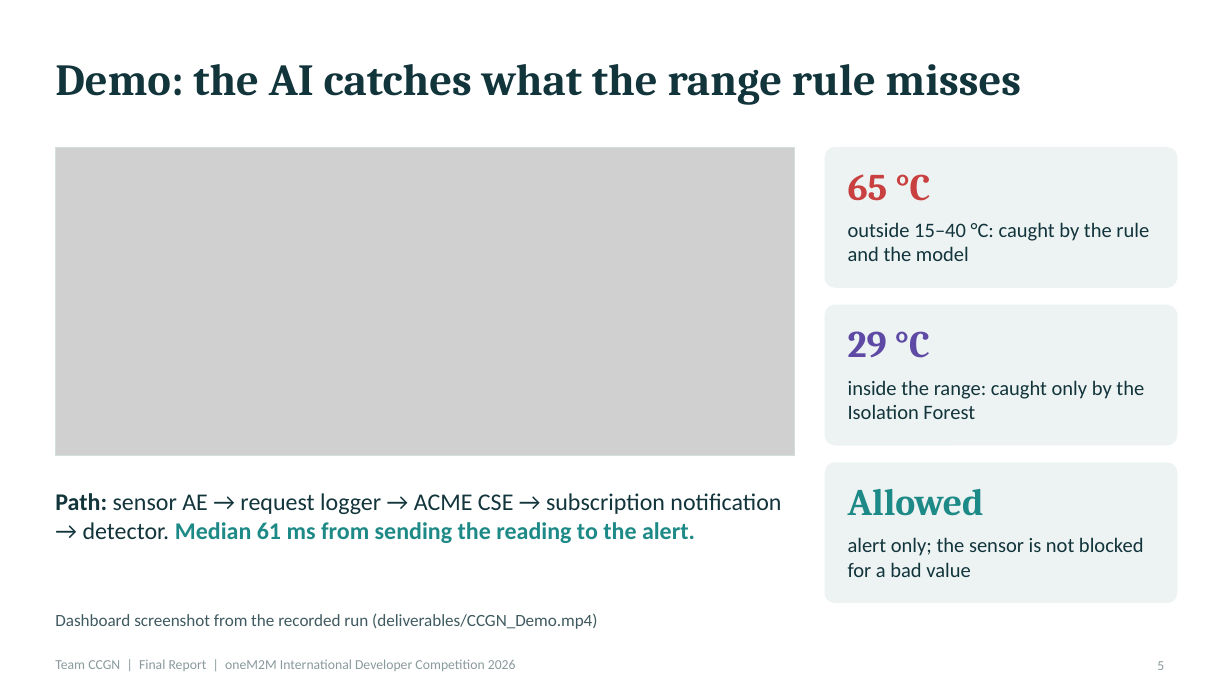
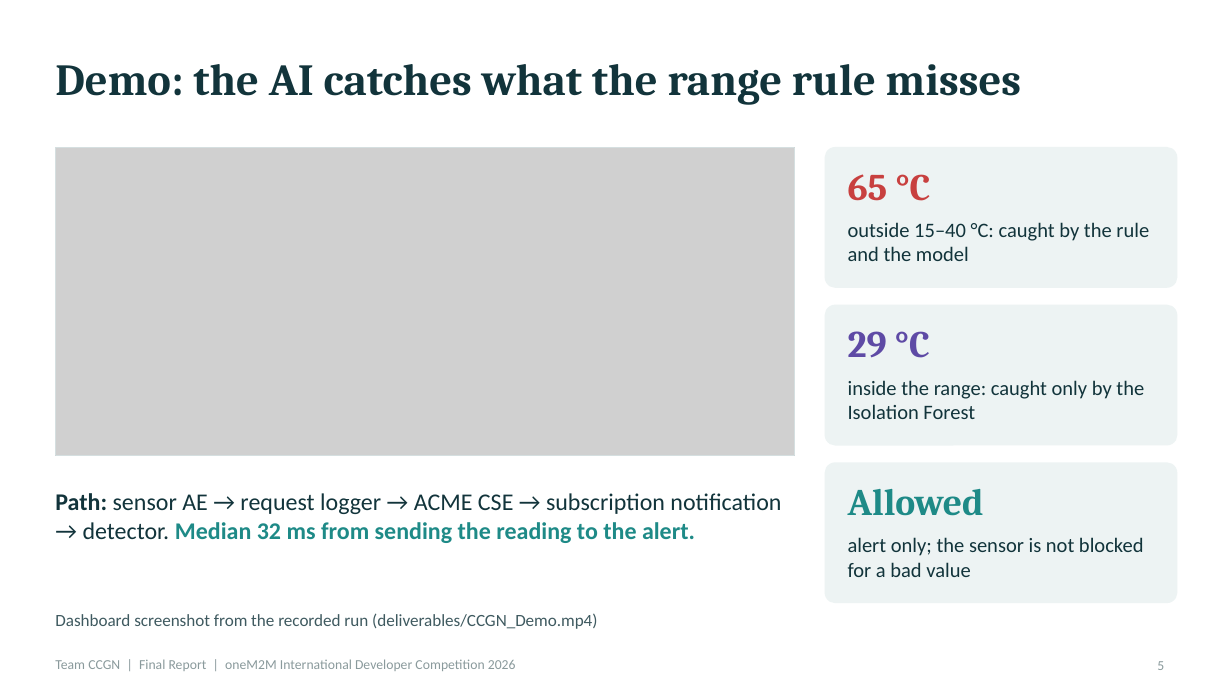
Before and after one commit to easycode42/ccgn-edge-iot-security, a slide deck: slide 5 of deliverables/CCGN_Final_Report.pptx. Drawn at 1232x693 pixels with LibreOffice and Linux fonts; fonts in the diff are those of the drawing; grey boxes stand for pictures. Boxes give left, top, right and bottom in pixels: in the first picture for what was removed or moved away, otherwise in the second. Text is boxed around its words. In the diff, an @@ line names an element or a change of style, - is before the commit and + after.

```diff
--- a/deliverables/CCGN_Final_Report.pptx
+++ b/deliverables/CCGN_Final_Report.pptx
@@ text at bbox=[55, 493, 781, 543]: text changed @@
-Path: sensor AE → request logger → ACME CSE → subscription notification → detector. Median 61 ms from sending the reading to the alert.
+Path: sensor AE → request logger → ACME CSE → subscription notification → detector. Median 32 ms from sending the reading to the alert.
```
Also in this commit, not shown: 6 other slides changed, 19 other files.
